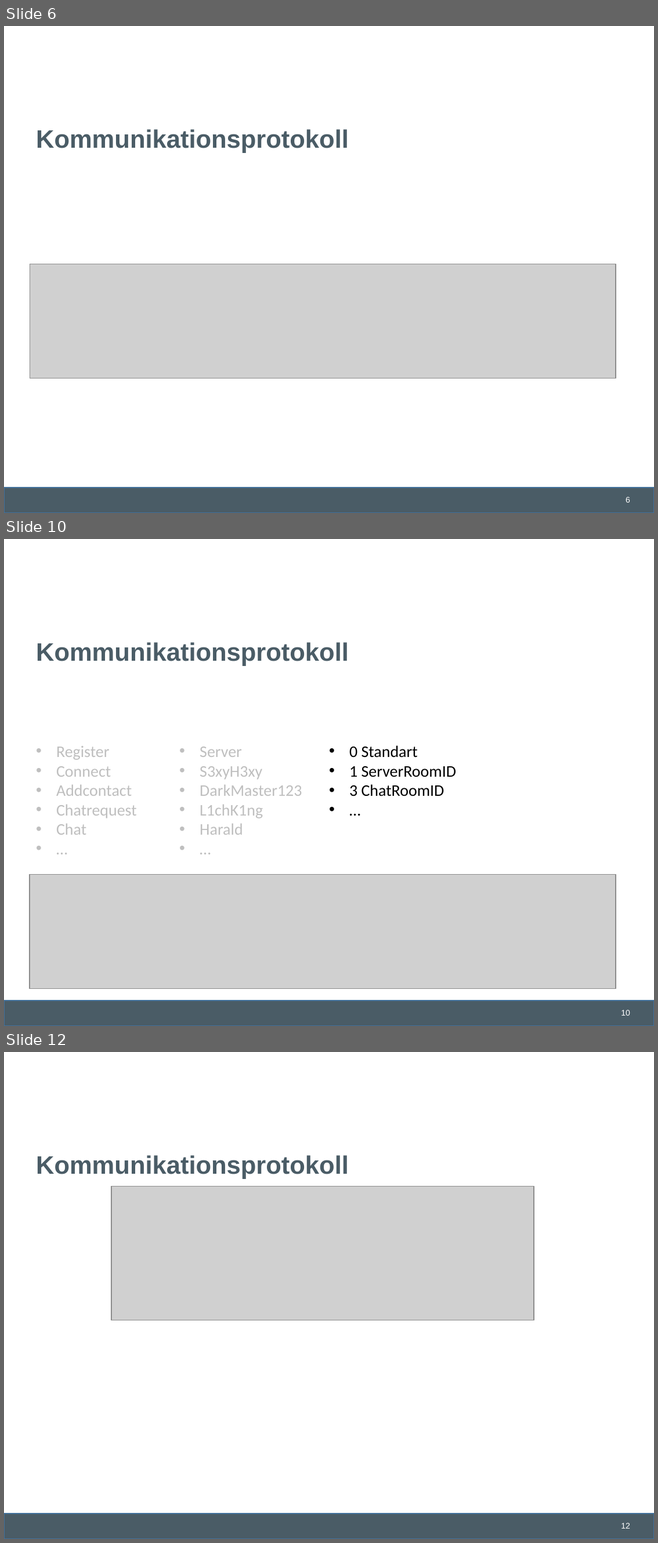
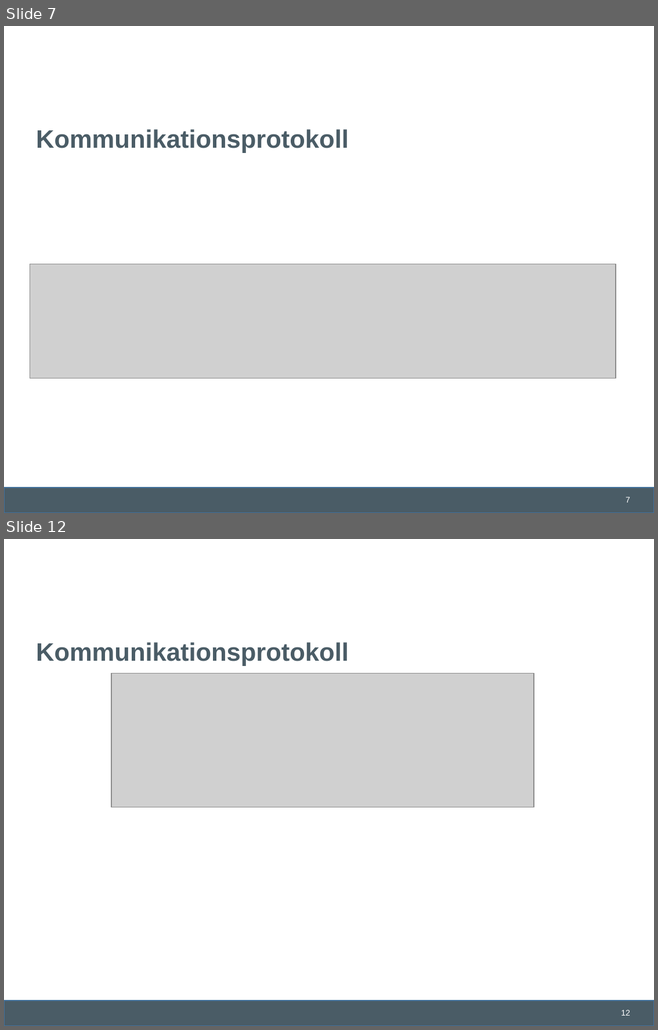
Before and after one commit to lschmischke/ADAChat, a slide deck: documentation/Ada Chat.pptx. Shown one above the other, each under a label of ours: slides 6, 10 and 12 before the commit, slides 7 and 12 after it; the slides between them are not shown. The pictures are 658x1543 and 658x1030 pixels, drawn with LibreOffice and Linux fonts; fonts in the diff are those of the drawing; grey boxes stand for pictures; background and template pictures are left out. Boxes give left, top, right and bottom in pixels: in the first picture for what was removed or moved away, otherwise in the second. Text is boxed around its words. In the diff, an @@ line names an element or a change of style, - is before the commit and + after.

```diff
--- a/documentation/Ada Chat.pptx
+++ b/documentation/Ada Chat.pptx
@@ slide 10 removed at (4, 539, 654, 1026), background #FFFFFF; not listed: 2 template elements that a slide beside it also shows @@
@@ title removed at (36, 642, 349, 666) @@
-Kommunikationsprotokoll
@@ text removed at (56, 746, 137, 835) @@
-• Register
-• Connect
-• Addcontact
-• Chatrequest
-• Chat
-• …
@@ text removed at (199, 747, 302, 835) @@
-• Server
-• S3xyH3xy
-• DarkMaster123
-• L1chK1ng
-• Harald
-• …
@@ text removed at (349, 745, 456, 797) @@
-• 0 Standart
-• 1 ServerRoomID
-• 3 ChatRoomID
-• …
@@ picture removed at (30, 875, 615, 989) @@
@@ what was slide 6 is now slide 7 @@
@@ page number at (625, 497, 630, 503): text changed @@
-6
+7
```
Also in this commit, not shown: 22 slides changed, 4 slides added.
